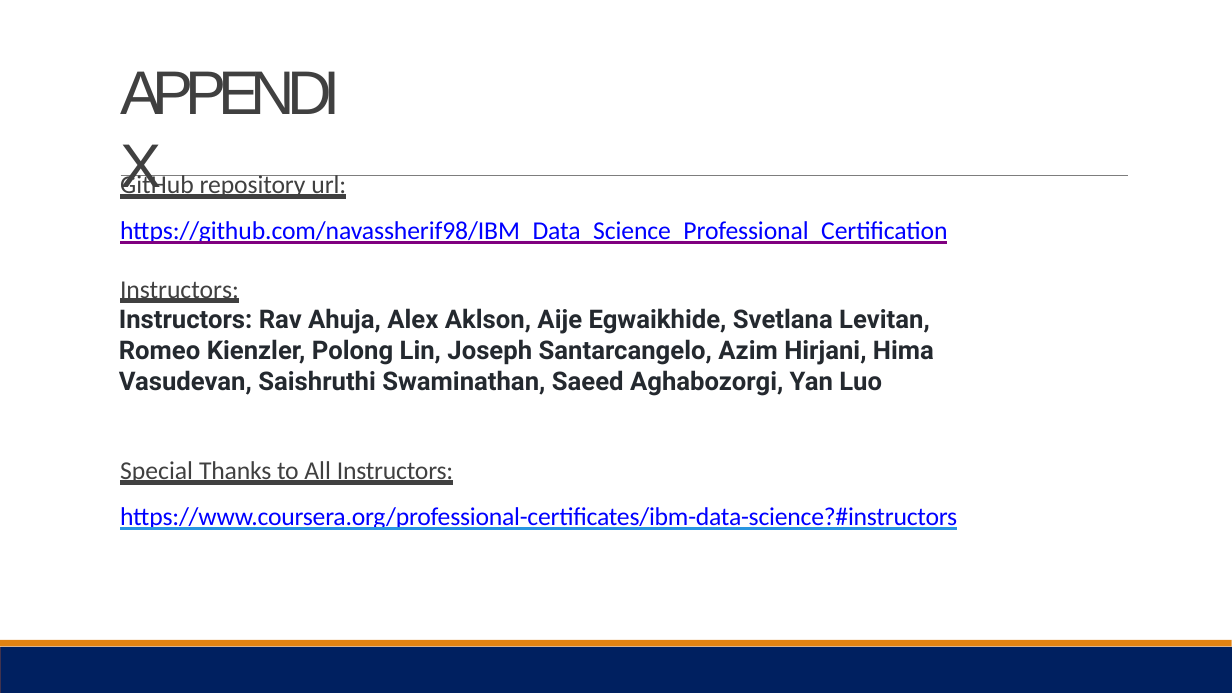
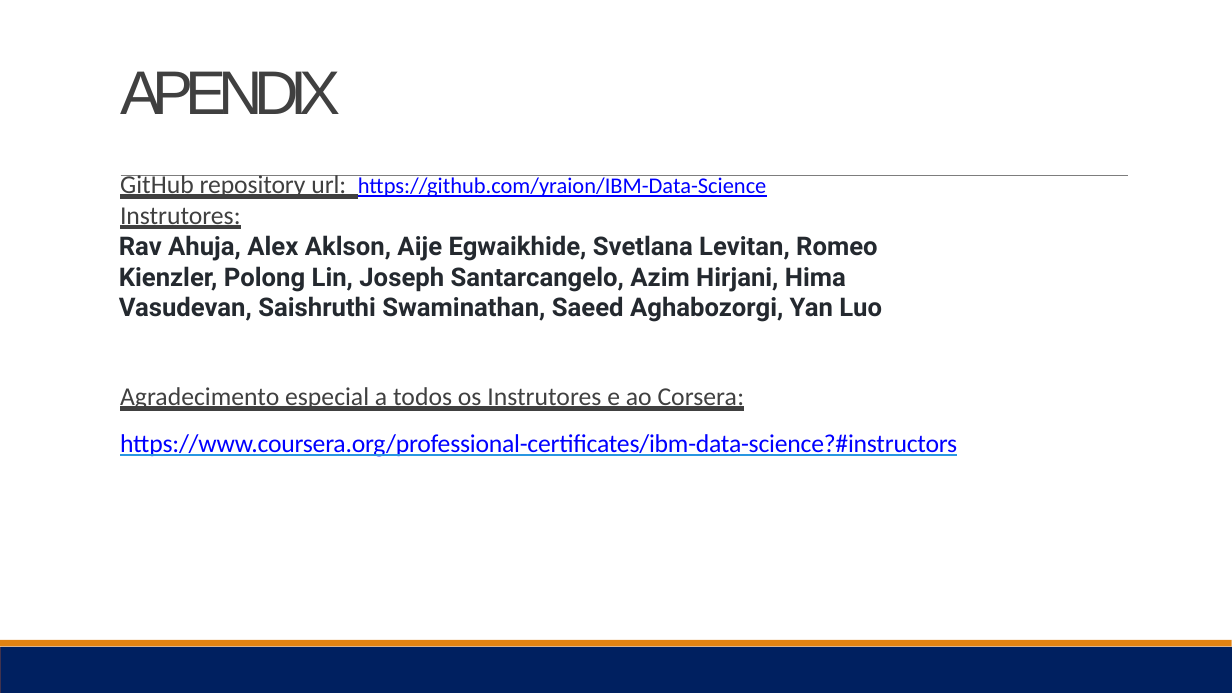
Before and after one commit to yraion/IBM-Data-Science, a slide deck: slide 47 of Data Science Journey -IBM -Robson Cruz.pptx. Drawn at 1232x693 pixels with LibreOffice and Linux fonts; fonts in the diff are those of the drawing. Boxes give left, top, right and bottom in pixels: in the first picture for what was removed or moved away, otherwise in the second. Text is boxed around its words. In the diff, an @@ line names an element or a change of style, - is before the commit and + after.

```diff
--- a/Data Science Journey -IBM -Robson Cruz.pptx
+++ b/Data Science Journey -IBM -Robson Cruz.pptx
@@ title at (120,71,340,114): text changed @@
-APPENDIX
+APENDIX
@@ text at (119,175,882,411): text changed @@
-GitHub repository url:
-https://github.com/navassherif98/IBM_Data_Science_Professional_Certification
-Instructors:
-Instructors: Rav Ahuja, Alex Aklson, Aije Egwaikhide, Svetlana Levitan, Romeo Kienzler, Polong Lin, Joseph Santarcangelo, Azim Hirjani, Hima Vasudevan, Saishruthi Swaminathan, Saeed Aghabozorgi, Yan Luo
-Special Thanks to All Instructors:
+GitHub repository url: https://github.com/yraion/IBM-Data-Science
+Instrutores:
+Rav Ahuja, Alex Aklson, Aije Egwaikhide, Svetlana Levitan, Romeo Kienzler, Polong Lin, Joseph Santarcangelo, Azim Hirjani, Hima Vasudevan, Saishruthi Swaminathan, Saeed Aghabozorgi, Yan Luo
+Agradecimento especial a todos os Instrutores e ao Corsera:
```
Also in this commit, not shown: 15 other slides changed, 1 slide added, 1 slide removed.
